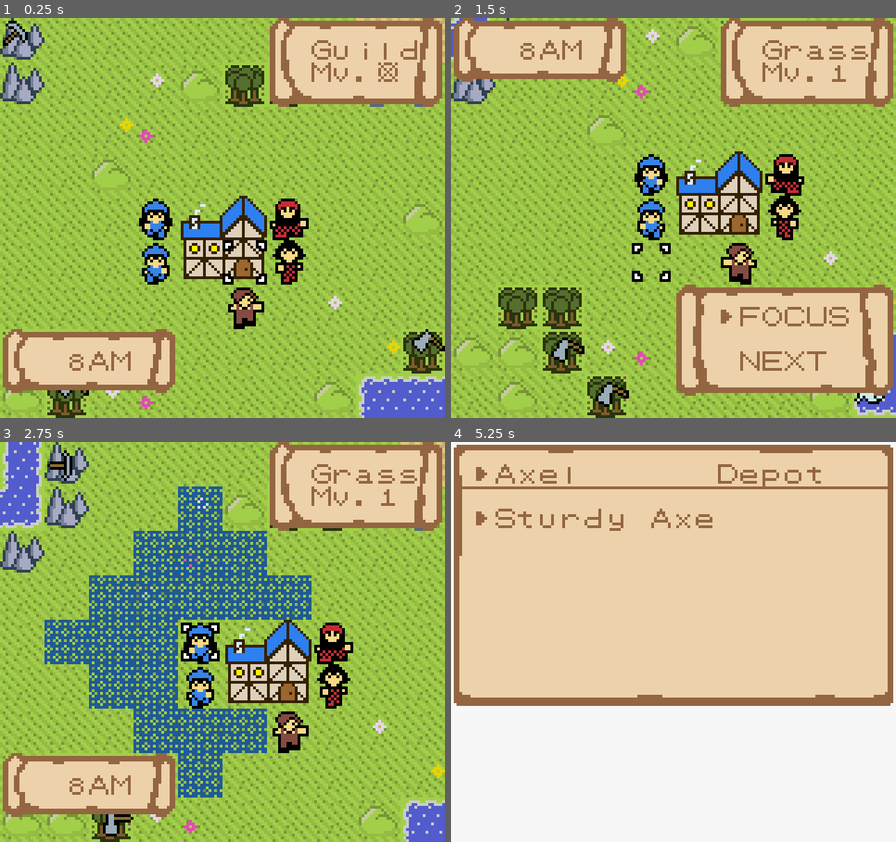
Above: before the commit, frames 1-4 (two rows, left to right).
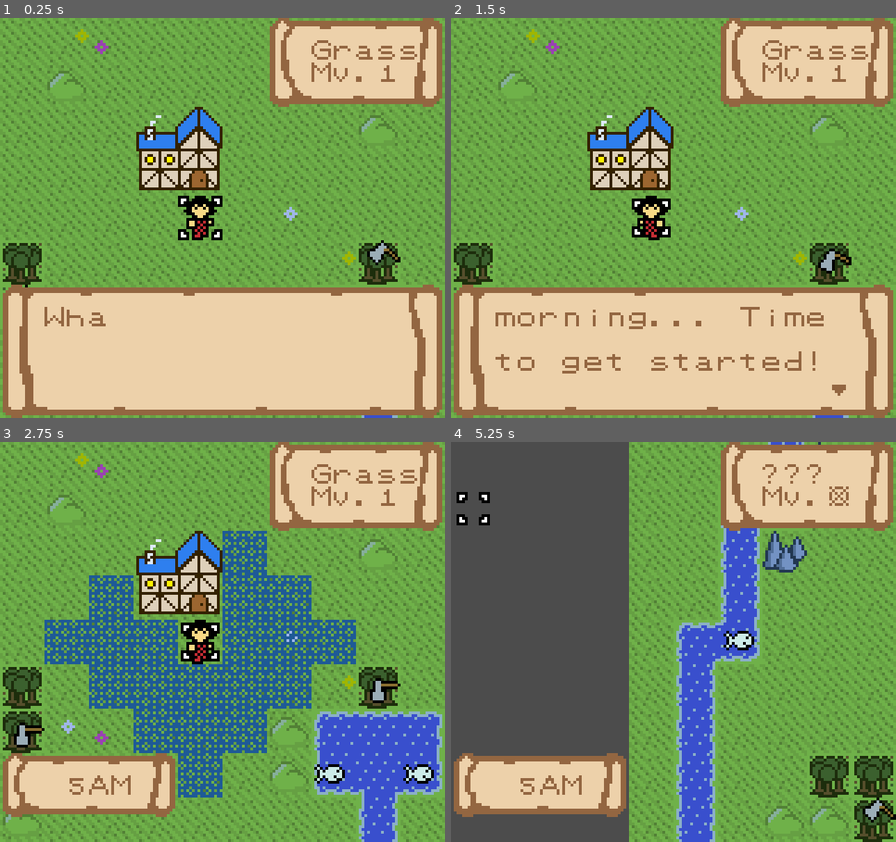
Above: after the commit, the same moments.

Repository: SummonerL/GuildBuilders
Game: Godot game, scene res://Scenes/Overworld/Overworld_Scene.tscn
Same seed, same stepped clock (60 frames per second), same inputs: the game is played once before the commit and once after it. Sound files missing from this copy of the repository are replaced by a short silence.
Inputs:
- Up to frame 1 (0.25 s): no input
- Up to frame 2 (1.5 s): tap Enter (ui_accept) at 0.5, 1.35 s; hold Right (ui_right) 0.53-1.28 s; hold Enter (ui_accept) 0.53-1.28 s; hold Down (ui_down) from 1.28 s (still down)
- Up to frame 3 (2.75 s): tap Enter (ui_accept) at 1.52, 1.82 s; release Down (ui_down) at 2.03 s; hold Right (ui_right) from 2.03 s (still down); hold Enter (ui_accept) from 2.03 s (still down)
- Up to frame 4 (5.25 s): release Right (ui_right) at 2.78 s; release Enter (ui_accept) at 2.78 s; hold Up (ui_up) 2.78-3.53 s; tap Enter (ui_accept) at 2.85, 3.02, 3.32, 4.35, 4.52, 4.82 s; hold Enter (ui_accept) 3.53-4.28 s; hold Left (ui_left) 3.53-5.03 s; hold Down (ui_down) from 5.03 s (still down); hold Enter (ui_accept) from 5.03 s (still down)

The runs differ from the first frame. In frame 1, 88% of the frame differs, in the area x 0-100%, y 0-100%; in frame 2, 81%; in frame 3, 75%; in frame 4, 94%.

Commit message:
add wake ups (with dialogue)

Diff:
--- a/Autoload/Game_Constants.gd
+++ b/Autoload/Game_Constants.gd
@@ -22,9 +22,14 @@
 
 const CANT_MOVE = 999999
 
+const SHORT_DELAY = .5
+
 const MOVE_ANIM_SPEED = .015 # how fast the player moves to the target tile
 
 const GAME_VOLUME = -2
+
+const ASLEEP_X = -1500
+const ASLEEP_Y = -1500
 
 enum DIRECTIONS {
 	UP,
--- a/Autoload/Player_Globals.gd
+++ b/Autoload/Player_Globals.gd
@@ -13,18 +13,19 @@
 	SELECTING_ACTION,
 	SELECTING_MOVEMENT,
 	ANIMATING_MOVEMENT,
-	BETWEEN_TURNS
+	BETWEEN_TURNS,
+	VIEWING_DIALOGUE
 }
 
 var player_state = PLAYER_STATE.SELECTING_TILE
 
 # camera position on world map
 var cam_pos_x = -5
-var cam_pos_y = -5
+var cam_pos_y = -4
 
 # cursor position on the map
 var curs_pos_x = 0
-var curs_pos_y = 0
+var curs_pos_y = 1
 
 # keep track of the dialogue box
 var hud
@@ -33,7 +34,7 @@
 var time_of_day_info_node
 
 # keep track of the current time of day
-var current_time_of_day = 8
+var current_time_of_day = 10
 
 # location of the guild hall
 var guild_hall_x = -1
@@ -60,6 +61,8 @@
 
 			# set the state back to 'selecting tile'
 			enable_state(PLAYER_STATE.SELECTING_TILE)
+
+			get_tree().get_current_scene().wake_up_units()
 		_:
 			# if all the unit's have acted
 			if (party.yet_to_act.size() == 0):
--- a/Autoload/Signal_Manager.gd
+++ b/Autoload/Signal_Manager.gd
@@ -9,5 +9,7 @@
 signal confirm_end_turn_yes
 signal confirm_end_turn_no
 
+signal finished_viewing_wake_up_text
+
 signal cant_carry_item_dialogue_depot
 signal finished_viewing_item_info_depot
--- a/Entities/HUD/Tile_Info.gd
+++ b/Entities/HUD/Tile_Info.gd
@@ -37,7 +37,7 @@
 	right = Vector2((constants.TILES_PER_ROW - TILE_INFO_WIDTH) * constants.TILE_WIDTH, 0)
 
 	# set the starting position of the tile info hud
-	change_sides(constants.SIDES.RIGHT)
+	change_sides(constants.SIDES.LEFT)
 
 	# create a letters_symbols instance
 	letters_symbols = letters_symbols_obj.instance()
--- a/Entities/HUD/Time_Of_Day_Info.gd
+++ b/Entities/HUD/Time_Of_Day_Info.gd
@@ -36,8 +36,8 @@
 	right_x = 0
 
 	# set the starting position of the TOD info hud
-	change_sides(constants.SIDES.RIGHT, false)
-	change_top_bottom(constants.TOP_BOTTOM.BOTTOM, false)
+	change_sides(constants.SIDES.LEFT, false)
+	change_top_bottom(constants.TOP_BOTTOM.TOP, false)
 
 	reposition_sprite()
 
--- a/Entities/Player/Party.gd
+++ b/Entities/Player/Party.gd
@@ -32,7 +32,10 @@
 	active_unit = unit
 
 func reset_yet_to_act():
-	yet_to_act = party_members.duplicate()
+	yet_to_act = []
+	for unit in party_members:
+		if (unit.unit_awake):
+			yet_to_act.append(unit)
 
 func remove_from_yet_to_act(unit_id):
 	var index = 0
--- a/Entities/Player/Units/Angler_Female.gd
+++ b/Entities/Player/Units/Angler_Female.gd
@@ -11,13 +11,12 @@
 
 const INVENTORY_FULL_TEXT = 'My hands are full... Looks like I\'m going to have to come back later.'
 
+const WAKE_UP_TEXT = 'Time to get the day started!'
+
 func get_unit_move_sound():
 	return unit_move_sound
 
 func unit_init():
-	unit_pos_x = -2
-	unit_pos_y = -1
-
 	unit_id = 3
 
 	unit_name = "Coral"
--- a/Entities/Player/Units/Angler_Male.gd
+++ b/Entities/Player/Units/Angler_Male.gd
@@ -11,10 +11,9 @@
 
 const INVENTORY_FULL_TEXT = 'Hmm... I don\'t think I can carry anything else. I should try that later.'
 
+const WAKE_UP_TEXT = 'Time to get up! There\'s fish to catch!'
+
 func unit_init():
-	unit_pos_x = -2
-	unit_pos_y = 0
-
 	unit_portrait_sprite = ps
 
 	unit_sprite_node = get_node("Angler_Male_Sprite")
--- a/Entities/Player/Units/Unit_Class.gd
+++ b/Entities/Player/Units/Unit_Class.gd
@@ -56,14 +56,17 @@
 var has_acted = false
 
 # the unit's position on the map
-var unit_pos_x = 0
-var unit_pos_y = 0
+onready var unit_pos_x = constants.ASLEEP_X
+onready var unit_pos_y = constants.ASLEEP_Y
 
 # the unit's base movement (can be modified)
 var base_move = 0
 
 # the unit's base wake-up time (default 8am)
 var wake_up_time = 8
+
+# by default, all unit's are asleep
+var unit_awake = false
 
 # the unit's bed time (default 9pm)
 var bed_time = 21
@@ -131,7 +134,6 @@
 	unit_pos_y = target_y
 	self.global_position = Vector2(target_x*constants.TILE_WIDTH,
 								target_y*constants.TILE_HEIGHT)
-
 
 # function for determining the action list, based on the current location
 func determine_action_list():
--- a/Entities/Player/Units/Woodcutter_Female.gd
+++ b/Entities/Player/Units/Woodcutter_Female.gd
@@ -11,10 +11,9 @@
 
 const INVENTORY_FULL_TEXT = 'If only I had a bigger bag... I should try this again after I free up some space.'
 
+const WAKE_UP_TEXT = 'What a beautiful morning... Time to get started!'
+
 func unit_init():
-	unit_pos_x = 1
-	unit_pos_y = 0
-
 	unit_portrait_sprite = ps
 
 	unit_sprite_node = get_node("Woodcutter_Female_Sprite")
--- a/Entities/Player/Units/Woodcutter_Male.gd
+++ b/Entities/Player/Units/Woodcutter_Male.gd
@@ -11,10 +11,9 @@
 
 const INVENTORY_FULL_TEXT = 'Surprisingly, I don\'t think I can carry anything else. I\'ll try this again later.'
 
+const WAKE_UP_TEXT = 'Here we go! Lots to do today.'
+
 func unit_init():
-	unit_pos_x = 1
-	unit_pos_y = -1
-
 	unit_portrait_sprite = ps
 
 	unit_sprite_node = get_node("Woodcutter_Male_Sprite")
--- a/Entities/Player/Units/Woodworker_Male.gd
+++ b/Entities/Player/Units/Woodworker_Male.gd
@@ -11,10 +11,9 @@
 
 const INVENTORY_FULL_TEXT = '...'
 
+const WAKE_UP_TEXT = 'I wish I could just sleep in...'
+
 func unit_init():
-	unit_pos_x = 0
-	unit_pos_y = 1
-
 	unit_portrait_sprite = ps
 
 	unit_sprite_node = get_node("Woodworker_Male_Sprite")
--- a/Scenes/Overworld/Overworld_Scene.gd
+++ b/Scenes/Overworld/Overworld_Scene.gd
@@ -8,6 +8,9 @@
 
 # bring in our global player variables
 onready var player = get_node("/root/Player_Globals")
+
+# bring in our signals
+onready var signals = get_node("/root/Signal_Manager")
 
 # A Test of Artistry...
 # ... a game by
@@ -103,6 +106,9 @@
 	add_child(cursor)
 	camera.add_child(player.hud)
 
+	# connect signals
+	signals.connect("finished_viewing_wake_up_text", self, '_on_finished_viewing_wake_up_text', [])
+
 	# add units to the player's party
 	player.party.add_unit(constants.UNIT_TYPES.ANGLER_MALE)
 	player.party.add_unit(constants.UNIT_TYPES.ANGLER_FEMALE)
@@ -110,15 +116,6 @@
 	player.party.add_unit(constants.UNIT_TYPES.WOODCUTTER_FEMALE)
 	player.party.add_unit(constants.UNIT_TYPES.WOODWORKER_MALE)
 
-	# mark all units as 'yet to act'
-	player.party.reset_yet_to_act()
-
-	# apply shader for the current time of day
-	apply_time_shader()
-
-	# show the applicable building tiles
-	show_applicable_building_tiles()
-
 	# lights, camera, action!
 	camera.turnOn()
 
@@ -129,6 +126,32 @@
 	# initialize some player variables (that haven't already been initialized')
 	# get the time of day info node ()
 	player.time_of_day_info_node = get_tree().get_nodes_in_group(constants.TIME_OF_DAY_INFO_GROUP)[0]
+
+	# we begin a new day :)
+	new_day()
+
+# start a new day!
+func new_day():
+	player.party.party_members.sort_custom(self, "sort_units_by_wake_up")
+
+	var earliest_unit = player.party.party_members[0]
+	# set the current time to this unit's wake up time
+	player.current_time_of_day = earliest_unit.wake_up_time
+
+	# apply shader for the current time of day
+	apply_time_shader()
+
+	# show the applicable building tiles
+	show_applicable_building_tiles()
+
+	# mark all units as 'yet to act'
+	player.party.reset_yet_to_act()
+
+	# update the time of day info text
+	player.time_of_day_info_node.update_time_of_day_info_text()
+
+	# and wake up units (no delay)
+	wake_up_units(false)
 
 # called to show the clock animation when the time moves forward
 func show_clock_anim():
@@ -197,6 +220,112 @@
 			# play nothing (this should never happen)
 			pass
 
+func sort_units_by_wake_up(a, b):
+	return a.wake_up_time < b.wake_up_time
+
+func unit_exists_at_coordinates(x, y):
+	var exists = false
+	for unit in player.party.party_members:
+		if (unit.unit_pos_x == x && unit.unit_pos_y == y):
+			exists = true
+	return exists
+
+# function for finding an empty spot
+func find_available_guild_spot():
+	# there are twelve spots adjacent to the guild hall. Any of these are eligible for placing units
+	# remember that the x, y pos is the top left of the guild
+	var spot = null
+
+	if (!unit_exists_at_coordinates(player.guild_hall_x + 1, player.guild_hall_y + 2)):
+		spot = Vector2(player.guild_hall_x + 1, player.guild_hall_y + 2)
+
+	elif (!unit_exists_at_coordinates(player.guild_hall_x, player.guild_hall_y + 2)):
+		spot =  Vector2(player.guild_hall_x, player.guild_hall_y + 2)
+
+	elif (!unit_exists_at_coordinates(player.guild_hall_x - 1, player.guild_hall_y + 1)):
+		spot = Vector2(player.guild_hall_x - 1, player.guild_hall_y + 1)
+
+	elif (!unit_exists_at_coordinates(player.guild_hall_x - 1, player.guild_hall_y)):
+		spot = Vector2(player.guild_hall_x - 1, player.guild_hall_y)
+
+	elif (!unit_exists_at_coordinates(player.guild_hall_x + 2, player.guild_hall_y + 1)):
+		spot = Vector2(player.guild_hall_x + 2, player.guild_hall_y + 1)
+
+	elif (!unit_exists_at_coordinates(player.guild_hall_x + 2, player.guild_hall_y)):
+		spot = Vector2(player.guild_hall_x + 2, player.guild_hall_y)
+
+	elif (!unit_exists_at_coordinates(player.guild_hall_x, player.guild_hall_y - 1)):
+		spot = Vector2(player.guild_hall_x, player.guild_hall_y - 1)
+
+	elif (!unit_exists_at_coordinates(player.guild_hall_x + 1, player.guild_hall_y - 1)):
+		spot = Vector2(player.guild_hall_x + 1, player.guild_hall_y - 1)
+
+	elif (!unit_exists_at_coordinates(player.guild_hall_x - 1, player.guild_hall_y + 2)):
+		spot = Vector2(player.guild_hall_x - 1, player.guild_hall_y + 2)
+
+	elif (!unit_exists_at_coordinates(player.guild_hall_x + 2, player.guild_hall_y + 2)):
+		spot = Vector2(player.guild_hall_x + 2, player.guild_hall_y + 2)
+
+	elif (!unit_exists_at_coordinates(player.guild_hall_x - 1, player.guild_hall_y - 1)):
+		spot = Vector2(player.guild_hall_x - 1, player.guild_hall_y - 1)
+
+	elif (!unit_exists_at_coordinates(player.guild_hall_x + 2, player.guild_hall_y - 1)):
+		spot = Vector2(player.guild_hall_x + 2, player.guild_hall_y - 1)
+
+	return spot
+
+func _on_finished_viewing_wake_up_text():
+	player.hud.clearText()
+	player.hud.completeText()
+	player.hud.kill_timers()
+
+	player.player_state = player.PLAYER_STATE.SELECTING_TILE
+
+	wake_up_units()
+
+func wake_up_units(delay = true):
+	# determine if any unit's are waking up at this hour
+	var unit_to_wake = null
+	for unit in player.party.party_members:
+		if (unit.wake_up_time == player.current_time_of_day && !unit.unit_awake):
+			unit_to_wake = unit
+			break
+
+	# wake up the unit
+	if (unit_to_wake):
+		unit_to_wake.unit_awake = true
+		# add them as an active unit
+		player.party.reset_yet_to_act()
+
+		# show the unit's wakeup scene (after a short delay)
+		player.player_state = player.PLAYER_STATE.VIEWING_DIALOGUE
+		if (delay):
+			var timer = Timer.new()
+			timer.wait_time = constants.SHORT_DELAY
+			timer.connect("timeout", self, "show_unit_wakeup", [unit_to_wake, timer])
+			add_child(timer)
+			timer.start()
+		else:
+			show_unit_wakeup(unit_to_wake)
+
+
+func show_unit_wakeup(unit_to_wake, timer = null):
+	if (timer):
+		timer.stop()
+		remove_child	(timer)
+
+	# position the unit
+	var pos = find_available_guild_spot()
+
+	# focus the cursor/camera on the unit
+	cursor.focus_on(pos.x, pos.y)
+
+	unit_to_wake.set_unit_pos(pos.x, pos.y)
+
+	# read the unit's wake-up text
+	player.hud.typeTextWithBuffer(unit_to_wake.WAKE_UP_TEXT, false, 'finished_viewing_wake_up_text')
+
+
 func apply_time_shader():
 	# change the shader based on the current time of day
 	l1_tiles.material = time_shaders[player.current_time_of_day]
@@ -231,13 +360,14 @@
 	match (action):
 		global_action_list.COMPLETE_ACTION_LIST.FOCUS:
 			# focus the cursor on the next available party member
-			var party_member = player.party.yet_to_act[0]
-
-			cursor.focus_on(party_member.unit_pos_x, party_member.unit_pos_y)
-
-			# move this unit to the back of the 'yet to act list'
-			player.party.yet_to_act.pop_front()
-			player.party.yet_to_act.append(party_member)
+			if (player.party.yet_to_act.size() > 0):
+				var party_member = player.party.yet_to_act[0]
+
+				cursor.focus_on(party_member.unit_pos_x, party_member.unit_pos_y)
+
+				# move this unit to the back of the 'yet to act list'
+				player.party.yet_to_act.pop_front()
+				player.party.yet_to_act.append(party_member)
 
 			# update the player state
 			player.player_state = player.PLAYER_STATE.SELECTING_TILE
